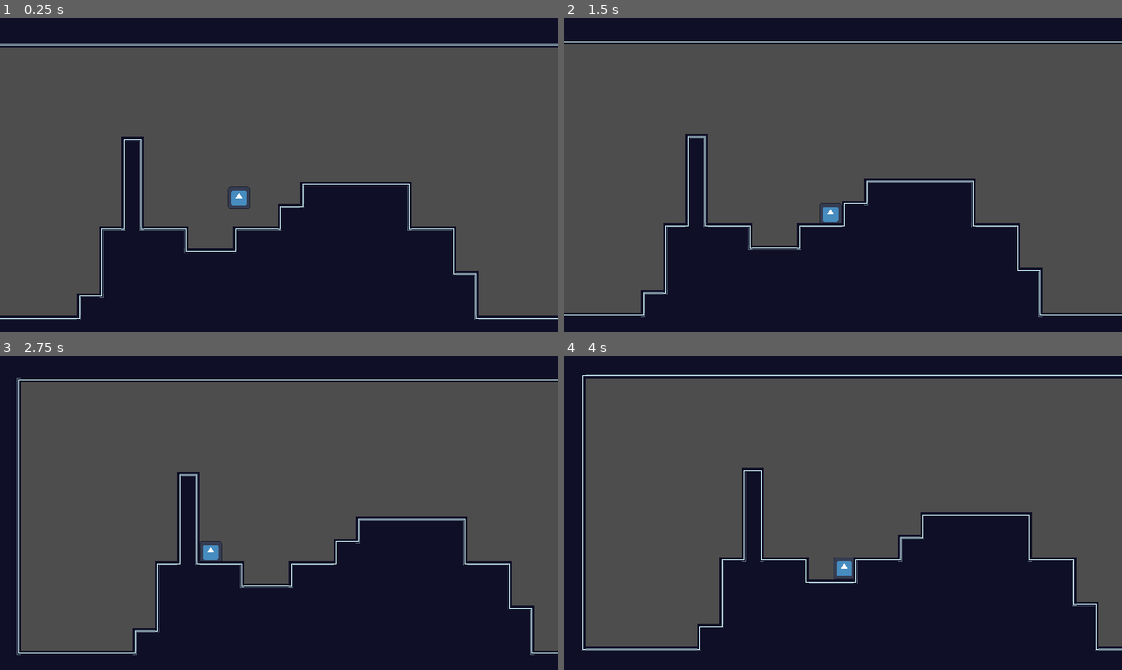
Above: before the commit, frames 1-4 (two rows, left to right).
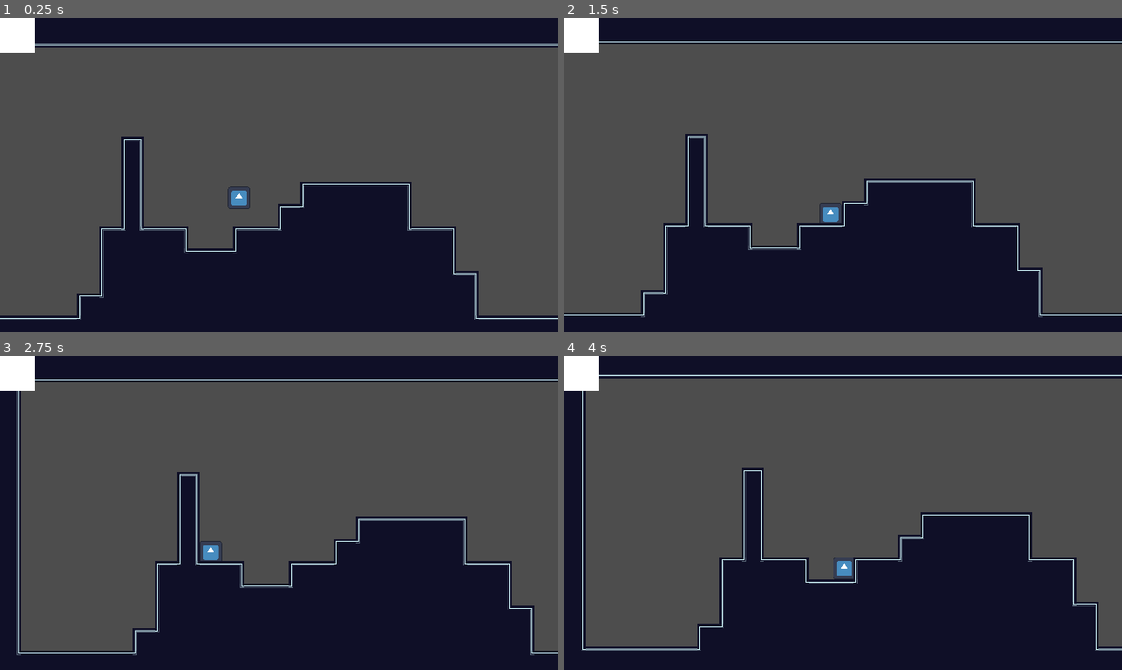
Above: after the commit, the same moments.

Repository: Alimadcorp/AnOverdrive
Game: Godot game, scene res://main.tscn
Two runs of this game, one before a commit and one after it. Both use one fixed random seed, a clock stepped at 60 frames per second and the inputs below. The engine's default icon, where the game draws it, is replaced by a stand-in: a white triangle on a blue panel in a dark square.
Inputs:
- Up to frame 1 (0.25 s): no input
- Up to frame 2 (1.5 s): hold D (right) from 0.53 s (still down); tap Shift (dash) at 0.6, 1.35 s; tap Space (jump) at 0.77 s; tap Enter at 1.25 s
- Up to frame 3 (2.75 s): tap Space (jump) at 1.52, 2 s; release D (right) at 2.03 s; hold A (left) from 2.03 s (still down); tap Shift (dash) at 2.1 s
- Up to frame 4 (4 s): release A (left) at 2.78 s; hold D (right) from 2.78 s (still down); tap Shift (dash) at 2.85, 3.6 s; tap Space (jump) at 3.02, 3.77 s

The runs differ from the first frame. In frame 1, 0.7% of the frame differs, in the area x 0-7%, y 0-12%; in frame 2, 0.7%; in frame 3, 0.7%; in frame 4, 0.7%.

Commit message:
add sum scripts

Diff:
--- a/in_game_ui.tscn
+++ /dev/null
@@ -1,17 +0,0 @@
-[gd_scene format=3 uid="uid://14tpw1kfmk2e"]
-
-[node name="InGameUI" type="Control" unique_id=987364863]
-layout_mode = 3
-anchors_preset = 15
-anchor_right = 1.0
-anchor_bottom = 1.0
-grow_horizontal = 2
-grow_vertical = 2
-
-[node name="MarginContainer" type="MarginContainer" parent="." unique_id=936952298]
-layout_mode = 1
-anchors_preset = 15
-anchor_right = 1.0
-anchor_bottom = 1.0
-grow_horizontal = 2
-grow_vertical = 2
--- a/main.tscn
+++ b/main.tscn
@@ -1,8 +1,11 @@
 [gd_scene format=4 uid="uid://cuena42d084ev"]
 
-[ext_resource type="Script" uid="uid://c7rwtvg70osel" path="res://player.gd" id="1_ig7tw"]
+[ext_resource type="Script" uid="uid://c7rwtvg70osel" path="res://scripts/player.gd" id="1_ig7tw"]
+[ext_resource type="Script" uid="uid://dj5t6ynhkiq0c" path="res://scripts/main.gd" id="1_lquwl"]
 [ext_resource type="Texture2D" uid="uid://qxnbiusk6ohb" path="res://icon.svg" id="2_0xm2m"]
 [ext_resource type="Texture2D" uid="uid://blurveuh2pfmu" path="res://assets/tile.png" id="4_1bvp3"]
+[ext_resource type="Script" uid="uid://bopa68s1p75mu" path="res://scripts/finish.gd" id="4_lquwl"]
+[ext_resource type="Script" uid="uid://b2cc7bv5144kb" path="res://scripts/fade.gd" id="6_7mycd"]
 
 [sub_resource type="RectangleShape2D" id="RectangleShape2D_h2yge"]
 size = Vector2(128, 128)
@@ -218,7 +221,11 @@
 terrain_set_0/terrain_0/color = Color(0.42524606, 0.43478778, 0.74203545, 1)
 sources/0 = SubResource("TileSetAtlasSource_lquwl")
 
+[sub_resource type="RectangleShape2D" id="RectangleShape2D_1bvp3"]
+size = Vector2(274.75, 1657.5)
+
 [node name="World" type="Node2D" unique_id=1537044492]
+script = ExtResource("1_lquwl")
 
 [node name="Player" type="CharacterBody2D" parent="." unique_id=637180219]
 position = Vector2(-350, -7)
@@ -243,9 +250,33 @@
 position_smoothing_speed = 10.0
 drag_horizontal_enabled = true
 
-[node name="TileMap" type="Node2D" parent="." unique_id=468675056]
-
-[node name="Layer0" type="TileMapLayer" parent="TileMap" unique_id=1002957980]
+[node name="Map" type="Node2D" parent="." unique_id=468675056]
+
+[node name="Layer" type="TileMapLayer" parent="Map" unique_id=1002957980]
 use_parent_material = true
 tile_map_data = PackedByteArray("AAApAAoAAAABAAIAAAApAAkAAAABAAEAAAApAPb/AAABAAEAAAApAPX/AAABAAAAAAAoAAoAAAABAAIAAAAoAA …(27408 unchanged characters)…
 tile_set = SubResource("TileSet_7mycd")
+
+[node name="Finish" type="Area2D" parent="Map" unique_id=934399357]
+script = ExtResource("4_lquwl")
+
+[node name="CollisionShape2D" type="CollisionShape2D" parent="Map/Finish" unique_id=1540222163]
+position = Vector2(16443.625, -7.75)
+shape = SubResource("RectangleShape2D_1bvp3")
+
+[node name="CanvasLayer" type="CanvasLayer" parent="." unique_id=612403710]
+
+[node name="MarginContainer" type="MarginContainer" parent="CanvasLayer" unique_id=694196771]
+anchors_preset = 15
+anchor_right = 1.0
+anchor_bottom = 1.0
+grow_horizontal = 2
+grow_vertical = 2
+
+[node name="ColorRect" type="ColorRect" parent="CanvasLayer" unique_id=335838970]
+offset_right = 40.0
+offset_bottom = 40.0
+script = ExtResource("6_7mycd")
+
+[connection signal="body_entered" from="Map/Finish" to="Map/Finish" method="_on_body_entered"]
+[connection signal="level_completed" from="Map/Finish" to="." method="_on_finish_level_completed"]
--- /dev/null
+++ b/scripts/fade.gd
@@ -0,0 +1,10 @@
+extends ColorRect
+
+func fade_out():
+	var t = create_tween()
+	t.tween_property(self, "modulate:a", 1.0, 0.5)
+	await t.finished
+
+func fade_in():
+	var t = create_tween()
+	t.tween_property(self, "modulate:a", 0.0, 0.5)
--- /dev/null
+++ b/scripts/finish.gd
@@ -0,0 +1,7 @@
+extends Area2D
+
+signal level_completed
+
+func _on_body_entered(body):
+	if body.name == "Player":
+		emit_signal("level_completed")
--- /dev/null
+++ b/scripts/main.gd
@@ -0,0 +1,5 @@
+extends Node2D
+
+
+func _on_finish_level_completed() -> void:
+	pass # Replace with function body.
Not shown, added: scripts/fade.gd.uid
Not shown, added: scripts/finish.gd.uid
Not shown, added: scripts/main.gd.uid
Renamed: player.gd -> scripts/player.gd
Renamed: player.gd.uid -> scripts/player.gd.uid
Binary file removed: white.png
Not shown, removed: white.png.import
